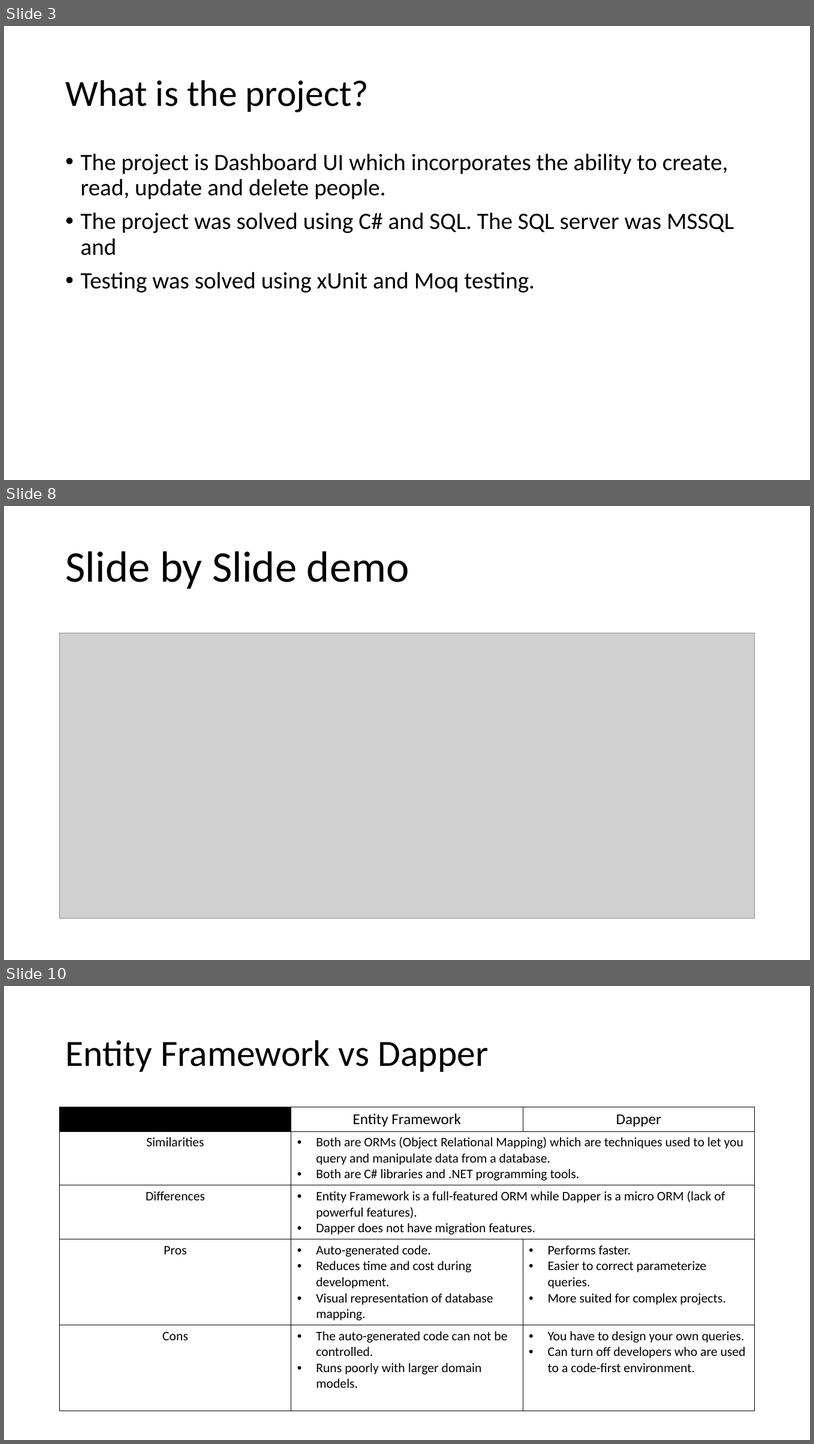
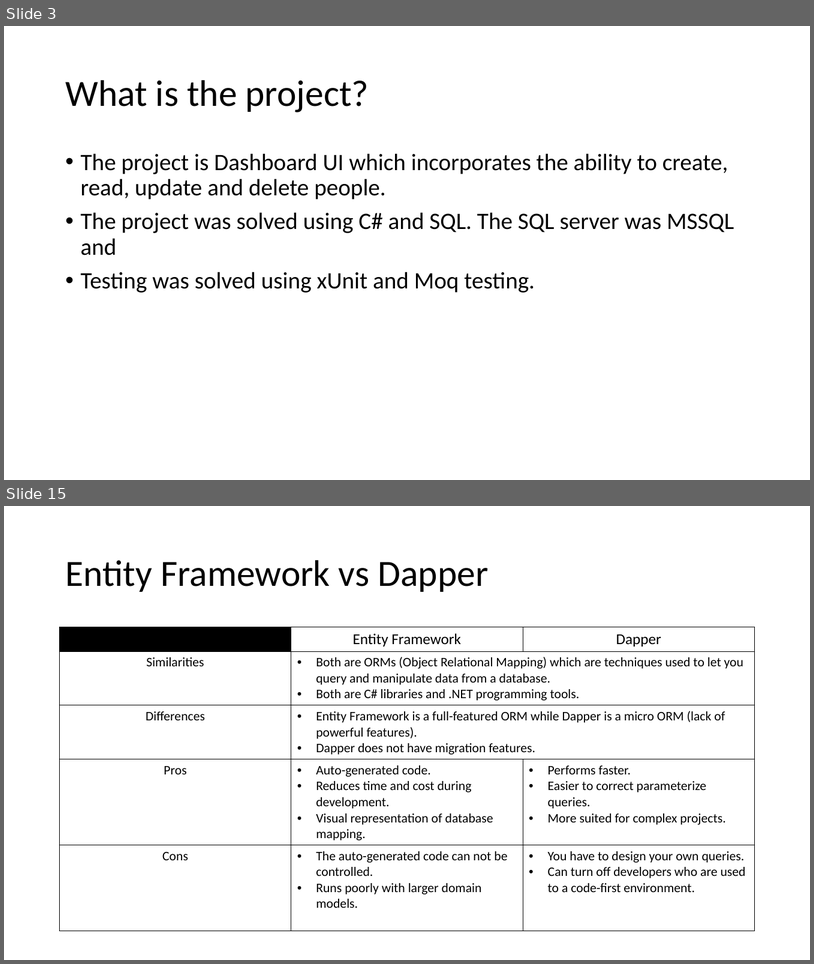
Before and after one commit to NickDotCore/dapper-crud-tutorial, a slide deck: PersonCRUD using C#, xUnit and Dapper.pptx. Shown one above the other, each under a label of ours: slides 3, 8 and 10 before the commit, slides 3 and 15 after it; the slides between them are not shown. The pictures are 814x1444 and 814x964 pixels, drawn with LibreOffice and Linux fonts; fonts in the diff are those of the drawing; grey boxes stand for pictures. Boxes give left, top, right and bottom in pixels: in the first picture for what was removed or moved away, otherwise in the second. Text is boxed around its words. In the diff, an @@ line names an element or a change of style, - is before the commit and + after.

```diff
--- a/PersonCRUD using C#, xUnit and Dapper.pptx
+++ b/PersonCRUD using C#, xUnit and Dapper.pptx
@@ slide 8 removed at [4, 506, 810, 960], background #FFFFFF @@
@@ title removed at [65, 551, 410, 589] @@
-Slide by Slide demo
@@ picture removed at [60, 633, 755, 918] @@
@@ what was slide 10 is now slide 15 @@
```
Also in this commit, not shown: 2 slides changed, 8 slides added, 4 other slides removed.
